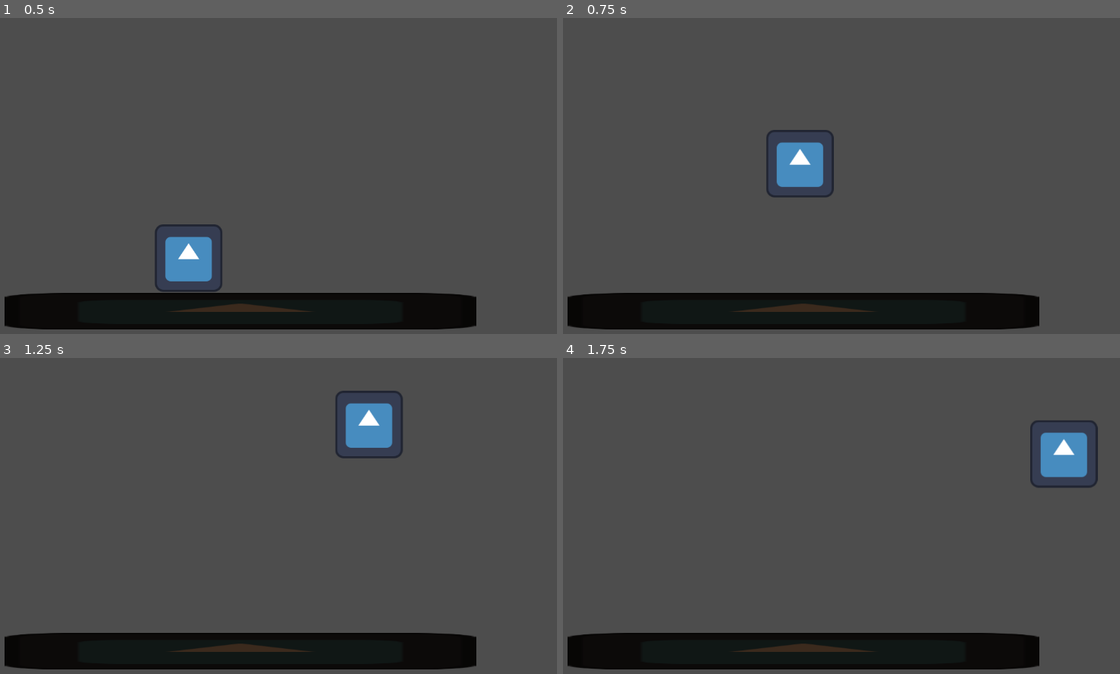
Above: before the commit, frames 1-4 (two rows, left to right).
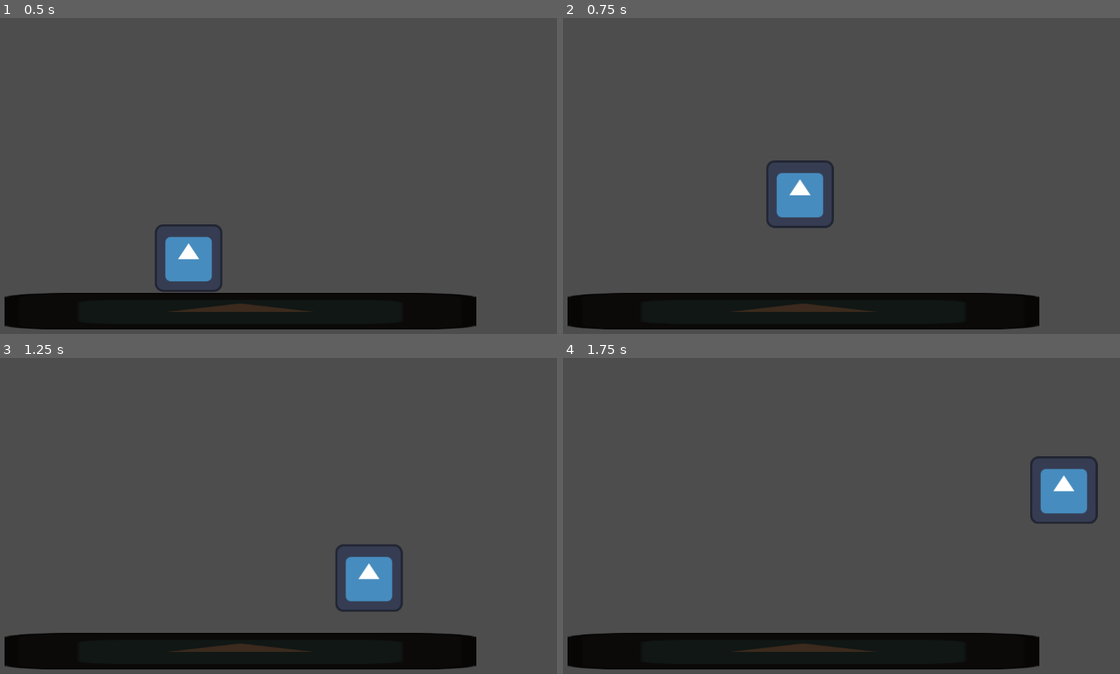
Above: after the commit, the same moments.

Repository: leahHigman/Rise-of-Scout
Game: Godot game, scene res://test.tscn
The game is run twice, just before and just after one commit, with the same random seed, the same clock (stepped at 60 frames per second) and the same inputs. The project has no main scene, so this scene is started directly. The engine's default icon, where the game draws it, is replaced by a stand-in: a white triangle on a blue panel in a dark square.
Inputs:
- Up to frame 1 (0.5 s): no input
- Up to frame 2 (0.75 s): tap Enter at 0.5 s; hold D (move_right) from 0.53 s (still down); tap Space (jump) at 0.6 s
- Up to frame 3 (1.25 s): keep holding D (move_right); tap Space (jump) at 0.77, 1.07 s
- Up to frame 4 (1.75 s): keep holding D (move_right); tap Space (jump) at 1.35, 1.52 s

Frame 1 is identical in both runs. In frame 2, 2.1% of the frame differs, in the area x 36-49%, y 35-67%; in frame 3, 3.0%, in the area x 60-73%, y 10-81%; in frame 4, 2.4%.

Commit message:
minor game feel tweaks

Diff:
--- a/rise-of-scout/player/scout.gd
+++ b/rise-of-scout/player/scout.gd
@@ -1,8 +1,9 @@
 class_name Player extends CharacterBody2D
 
 @export var speed := 500
-@export var gravity := 4000
-@export var jump_impulse := 1800
+@export var fall_gravity := 4000
+@export var jump_gravity := 2000
+@export var jump_impulse := 1200
 # Called when the node enters the scene tree for the first time.
 func _ready() -> void:
 	pass # Replace with function body.
--- a/rise-of-scout/player/states/falling.gd
+++ b/rise-of-scout/player/states/falling.gd
@@ -2,12 +2,13 @@
 
 func enter(previous_state_path: String, data := {}) -> void:
 	#player.animation_player.play("fall")
+	#dplayer.velocity.y = 0
 	pass
 
 func physics_update(delta: float) -> void:
 	var input_direction_x := Input.get_axis("move_left", "move_right")
 	player.velocity.x = player.speed * input_direction_x
-	player.velocity.y += player.gravity * delta
+	player.velocity.y += player.fall_gravity * delta
 	player.move_and_slide()
 
 	if player.is_on_floor():
--- a/rise-of-scout/player/states/idle.gd
+++ b/rise-of-scout/player/states/idle.gd
@@ -5,7 +5,7 @@
 	#player.animation_player.play("idle")
 
 func physics_update(_delta: float) -> void:
-	player.velocity.y += player.gravity * _delta
+	player.velocity.y += player.fall_gravity * _delta
 	player.move_and_slide()
 
 	if not player.is_on_floor():
--- a/rise-of-scout/player/states/jumping.gd
+++ b/rise-of-scout/player/states/jumping.gd
@@ -7,8 +7,8 @@
 func physics_update(delta: float) -> void:
 	var input_direction_x := Input.get_axis("move_left", "move_right")
 	player.velocity.x = player.speed * input_direction_x
-	player.velocity.y += player.gravity * delta
+	player.velocity.y += player.jump_gravity * delta
 	player.move_and_slide()
 
-	if player.velocity.y >= 0:
+	if player.velocity.y >= 0 or Input.is_action_just_released("jump"):
 		finished.emit(FALLING)
--- a/rise-of-scout/player/states/running.gd
+++ b/rise-of-scout/player/states/running.gd
@@ -7,7 +7,7 @@
 func physics_update(delta: float) -> void:
 	var input_direction_x := Input.get_axis("move_left", "move_right")
 	player.velocity.x = player.speed * input_direction_x
-	player.velocity.y += player.gravity * delta
+	player.velocity.y += player.fall_gravity * delta
 	player.move_and_slide()
 
 	if not player.is_on_floor():
